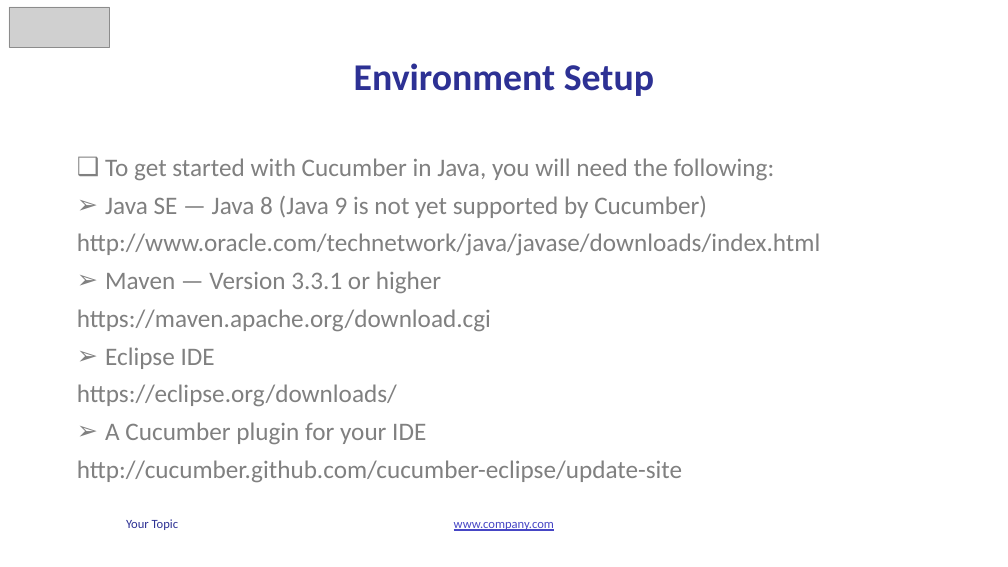
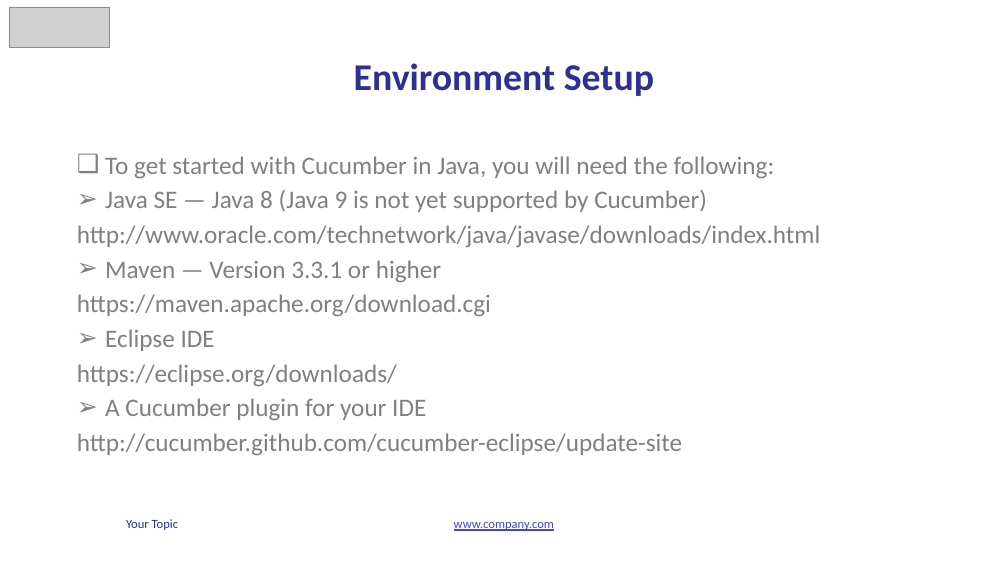
Before and after one commit to vunguyen2588/Cucumber, a slide deck: slide 5 of b4uconference_cucumber_slide.pptx. Drawn at 1008x567 pixels with LibreOffice and Linux fonts; fonts in the diff are those of the drawing; grey boxes stand for pictures. Boxes give left, top, right and bottom in pixels: in the first picture for what was removed or moved away, otherwise in the second. Text is boxed around its words. In the diff, an @@ line names an element or a change of style, - is before the commit and + after.

Commit message:
Cucumber

```diff
--- a/b4uconference_cucumber_slide.pptx
+++ b/b4uconference_cucumber_slide.pptx
@@ text "To get started with Cucumber ..." at [77, 156, 820, 455]: line spacing 0.9 to 0.8 @@
```
Also in this commit, not shown: 3 other slides changed, 1 slide added.
